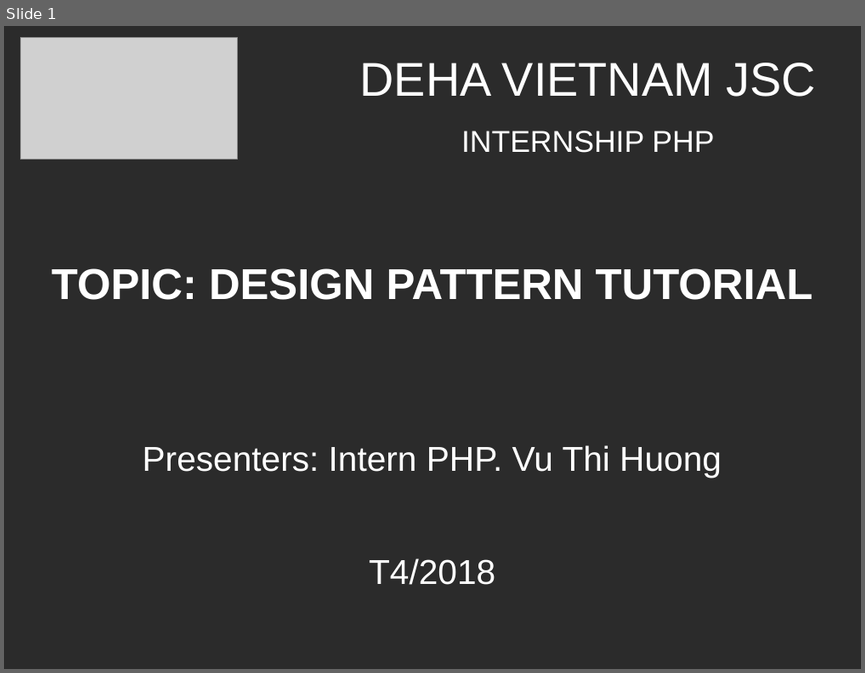
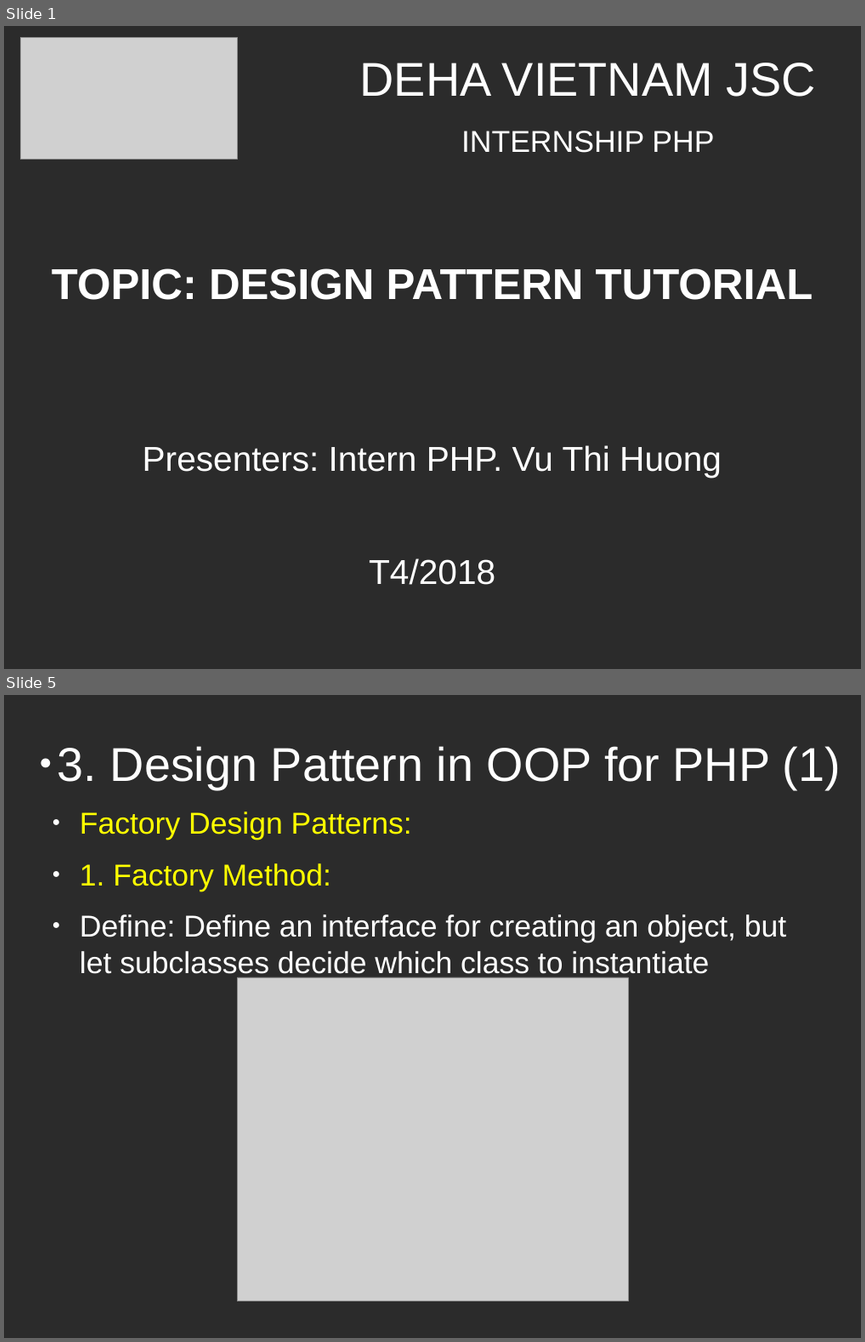
Before and after one commit to huongvt789/design-parttern, a slide deck: design-pattern.odp. Shown one above the other, each under a label of ours: slide 1 before the commit, slides 1 and 5 after it; the slides between them are not shown. The pictures are 865x673 and 865x1342 pixels, drawn with LibreOffice and Linux fonts; fonts in the diff are those of the drawing; grey boxes stand for pictures; background and template pictures are left out; a plain dark background stands for a picture behind light text. Boxes give left, top, right and bottom in pixels: in the first picture for what was removed or moved away, otherwise in the second. Text is boxed around its words. In the diff, an @@ line names an element or a change of style, - is before the commit and + after.

```diff
--- a/design-pattern.odp
+++ b/design-pattern.odp
@@ slide 5 added at (x1=4, y1=695, x2=861, y2=1338), background picture (left out) @@
@@ title added at (x1=58, y1=746, x2=840, y2=789), 43.9 pt, text #FFFFFF @@
+● 3. Design Pattern in OOP for PHP (1)
@@ text added at (x1=80, y1=811, x2=786, y2=979), 28 pt, text #FFFFFF @@
+● Factory Design Patterns:
+● 1. Factory Method:
+● Define: Define an interface for creating an object, but let subclasses decide which class to instantiate
@@ picture added at (x1=237, y1=977, x2=629, y2=1301) @@
```
Also in this commit, not shown: 4 slides changed, 10 other slides added, 1 other file.
